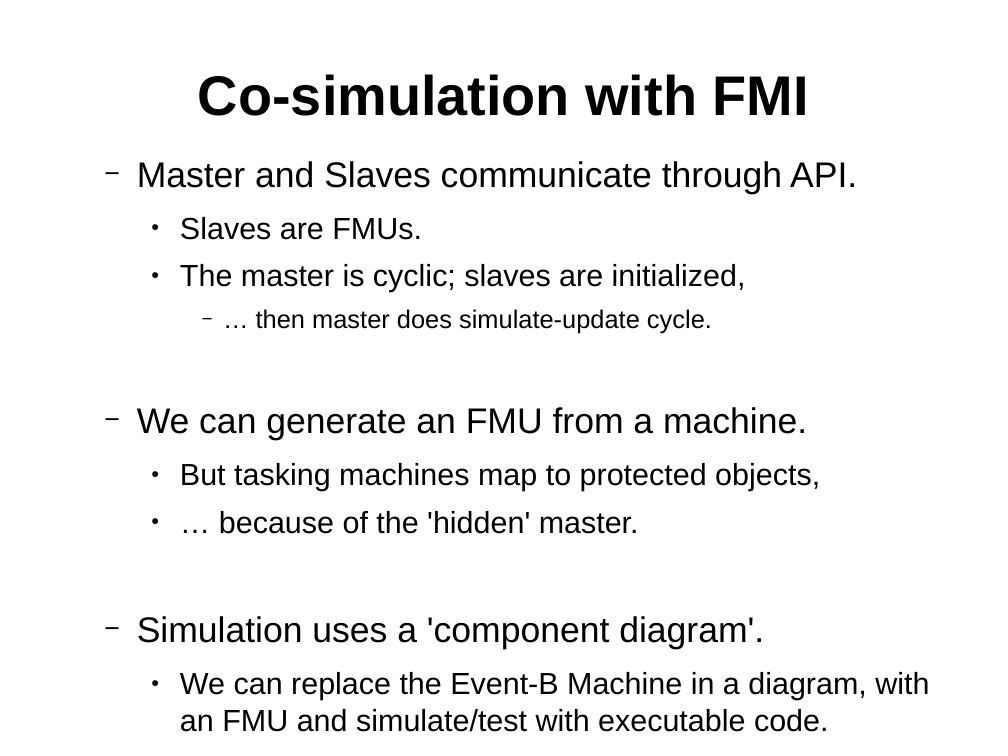
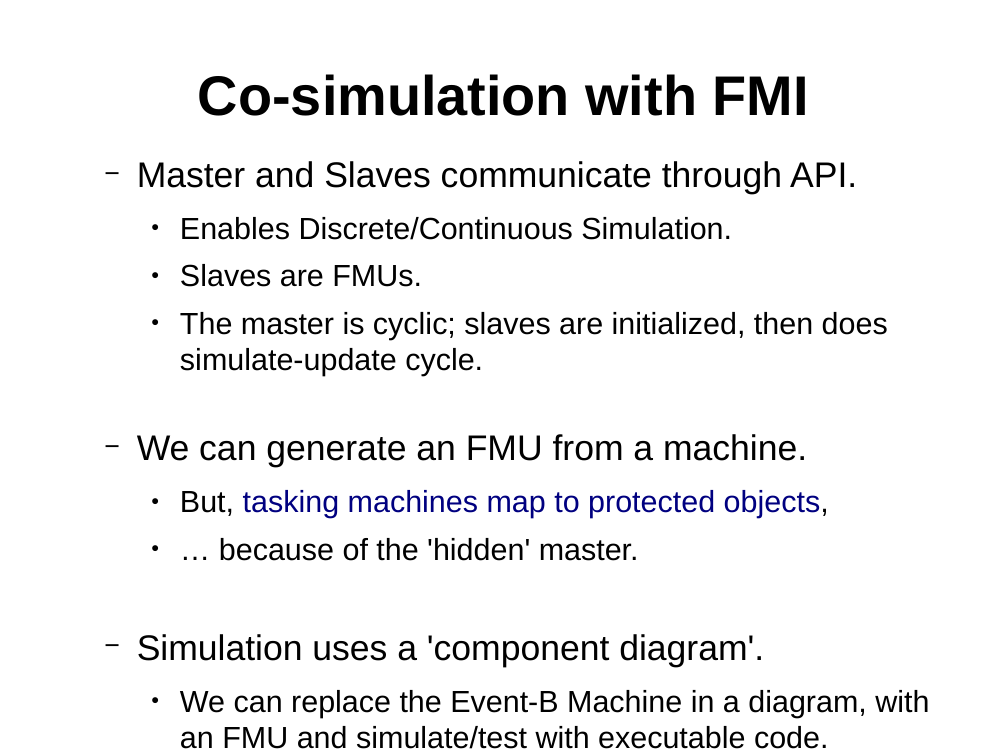
Before and after one commit to weetmuts/rodin-b-sharp-iUML_B_Utils, a slide deck: slide 5 of work/store/Writing/InterfaceTemplatesPaper(acceptedABZ2014)/presentation/templates.odp (slide 4 before the commit). Drawn at 1008x756 pixels with LibreOffice and Linux fonts; fonts in the diff are those of the drawing. Boxes give left, top, right and bottom in pixels: in the first picture for what was removed or moved away, otherwise in the second. Text is boxed around its words. In the diff, an @@ line names an element or a change of style, - is before the commit and + after.

```diff
--- a/work/store/Writing/InterfaceTemplatesPaper(acceptedABZ2014)/presentation/templates.odp
+++ b/work/store/Writing/InterfaceTemplatesPaper(acceptedABZ2014)/presentation/templates.odp
@@ text at <box>180,217,732,240</box>: paragraph added @@
+    ● Enables Discrete/Continuous Simulation.
@@ text at <box>180,312,888,376</box>: text changed @@
-    ● The master is cyclic; slaves are initialized,
-      − … then master does simulate-update cycle.
+    ● The master is cyclic; slaves are initialized, then does simulate-update cycle.
@@ text at <box>180,490,829,518</box>: text changed; text colour #000000 to #000080 @@
-    ● But tasking machines map to protected objects,
+    ● But, tasking machines map to protected objects,
```
Also in this commit, not shown: 5 other slides changed, 3 slides added, 1 slide removed.
